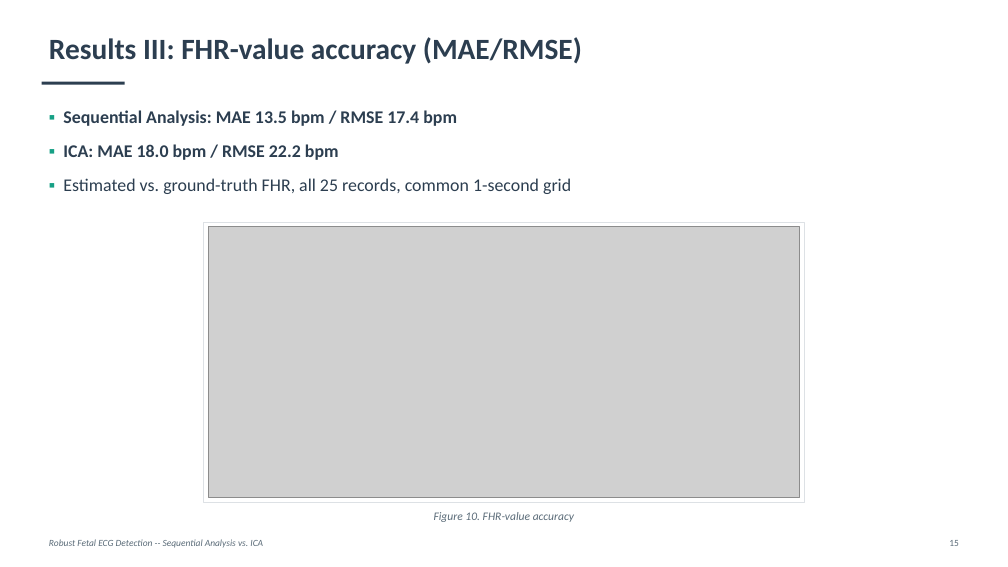
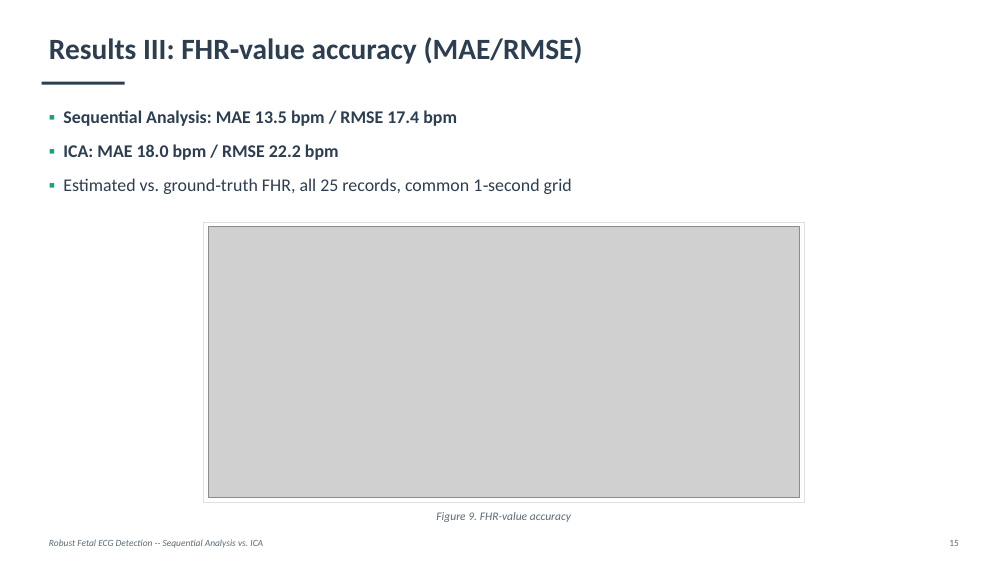
Before and after one commit to fedeceru/BSP_project, a slide deck: slide 15 of presentation/BSP_presentation.pptx. Drawn at 1008x567 pixels with LibreOffice and Linux fonts; fonts in the diff are those of the drawing; grey boxes stand for pictures. Boxes give left, top, right and bottom in pixels: in the first picture for what was removed or moved away, otherwise in the second. Text is boxed around its words. In the diff, an @@ line names an element or a change of style, - is before the commit and + after.

```diff
--- a/presentation/BSP_presentation.pptx
+++ b/presentation/BSP_presentation.pptx
@@ text at bbox=[63, 178, 572, 194]: text changed @@
-▪ Estimated vs. ground-truth FHR, all 25 records, common 1-second grid
+▪ Estimated vs. ground‑truth FHR, all 25 records, common 1‑second grid
@@ text at bbox=[436, 512, 571, 522]: text changed @@
-Figure 10. FHR-value accuracy
+Figure 9. FHR-value accuracy
```
Also in this commit, not shown: 19 other slides changed, 2 other files.
